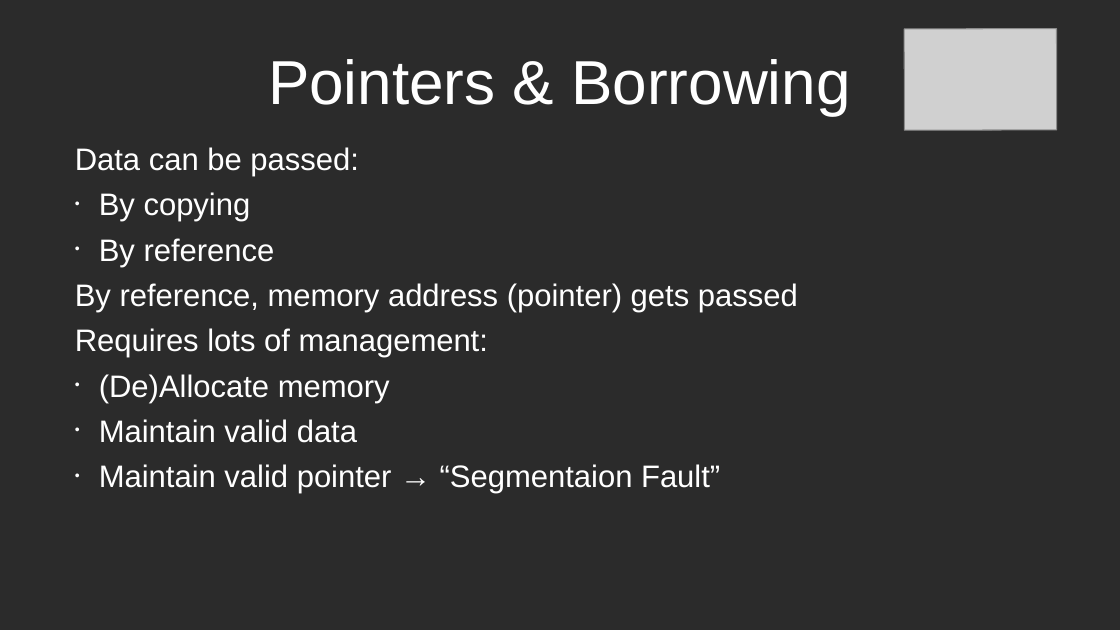
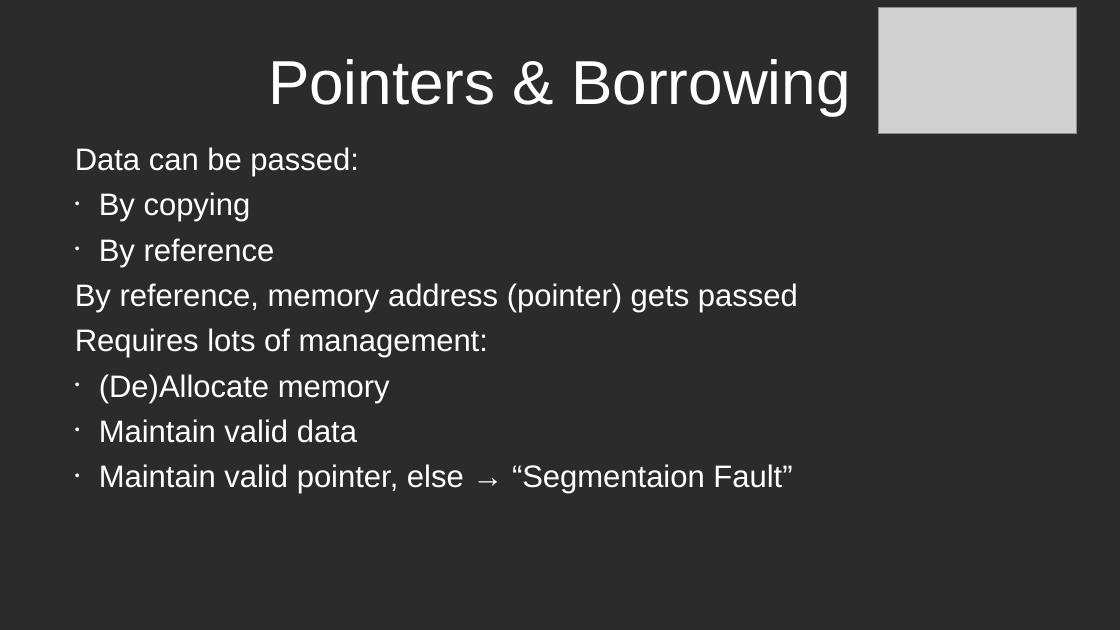
Before and after one commit to lucastepper/rust_talk, a slide deck: slide 7 of rust_presentation.odp. Drawn at 1120x630 pixels with LibreOffice and Linux fonts; fonts in the diff are those of the drawing; grey boxes stand for pictures; background and template pictures are left out; a plain dark background stands for a picture behind light text. Boxes give left, top, right and bottom in pixels: in the first picture for what was removed or moved away, otherwise in the second. Text is boxed around its words. In the diff, an @@ line names an element or a change of style, - is before the commit and + after.

```diff
--- a/rust_presentation.odp
+++ b/rust_presentation.odp
@@ picture at (879,7,1077,134): rotation 359 to 0 degrees @@
@@ subtitle at (99,464,792,494): text changed @@
-  • Maintain valid pointer → “Segmentaion Fault”
+  • Maintain valid pointer, else → “Segmentaion Fault”
```
Also in this commit, not shown: 7 other slides changed, 3 slides added, 14 other files.
